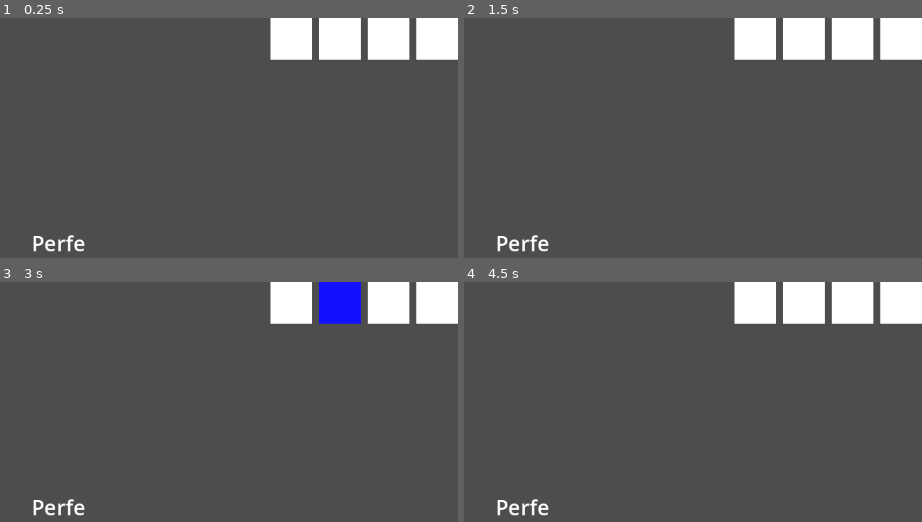
Above: before the commit, frames 1-4 (two rows, left to right).
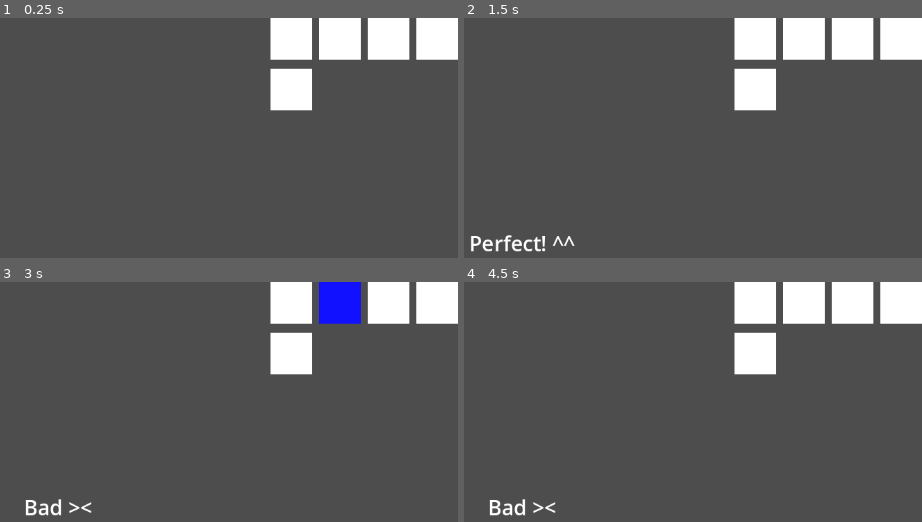
Above: after the commit, the same moments.

Repository: RBTylenol/time-exactly-userinput-check
Game: Godot game, scene res://main.tscn
Two runs of this game, one before a commit and one after it. Both use one fixed random seed, a clock stepped at 60 frames per second and the inputs below. Sound files missing from this copy of the repository are replaced by a short silence.
Inputs:
- Up to frame 1 (0.25 s): no input
- Up to frame 2 (1.5 s): tap Enter (ui_accept) at 0.5, 0.77, 0.8, 1.07, 1.25, 1.35 s; hold Up (ui_up) 0.53-1.28 s; hold . (key_dot) 0.53-1.28 s
- Up to frame 3 (3 s): tap Enter (ui_accept) at 1.52, 1.82, 2, 2.3 s; tap . (key_dot) at 1.55, 2.85 s; hold . (key_dot) 2.03-2.78 s; hold Up (ui_up) from 2.03 s (still down)
- Up to frame 4 (4.5 s): tap Enter (ui_accept) at 3.02, 3.32, 3.6, 3.77, 4.07, 4.25 s; release Up (ui_up) at 3.53 s; tap . (key_dot) at 4.35 s

The runs differ from the first frame. In frame 1, 2.0% of the frame differs, in the area x 7-69%, y 20-98%; in frame 2, 2.4%, in the area x 1-69%, y 20-98%; in frame 3, 2.1%; in frame 4, 2.1%.

Commit message:
4분음표 기준으로, 판정이 되게끔 만들어냈음.

Diff:
--- a/beat_indicator.gd
+++ b/beat_indicator.gd
@@ -1,41 +1,26 @@
 extends Node2D
 
 @onready var music_system = $"../../../MusicSystem"
-@onready var sprite1 = $BeatSprite1
-@onready var sprite2 = $BeatSprite2
-@onready var sprite3 = $BeatSprite3
-@onready var sprite4 = $BeatSprite4
+@onready var sprites = [ $BeatSprite1, $BeatSprite2, $BeatSprite3, $BeatSprite4 ]
 
 var beat : int = 0
 var compare_beat_because_print : int = 0
 
-func _process(delta: float) -> void:
+func _process(_delta: float) -> void:
 	compare_beat_because_print = beat
 	beat = music_system.beat_qurter
 
 	if beat == compare_beat_because_print:
 		return
 
-	if beat % 4 == 1:
-		print("beat: 1")
-		sprite1.modulate = Color(1, 0, 0)
-		var tween = get_tree().create_tween()
-		tween.tween_property($BeatSprite1, "modulate", Color(1, 1, 1), 0.5)
+	var current_index = (beat - 1) % 4
+	print("beat: ", current_index + 1)
 
-	elif beat % 4 == 2:
-		print("beat: 2")
-		sprite2.modulate = Color(0, 0, 1)
-		var tween = get_tree().create_tween()
-		tween.tween_property($BeatSprite2, "modulate", Color (1, 1, 1), 0.5)
-
-	elif beat % 4 == 3:
-		print("beat: 3")
-		sprite3.modulate = Color(0, 0, 1)
-		var tween = get_tree().create_tween()
-		tween.tween_property($BeatSprite3, "modulate", Color (1, 1, 1), 0.5)
-
-	elif beat % 4 == 0:
-		print("beat: 4")
-		sprite4.modulate = Color(0, 0, 1)
-		var tween = get_tree().create_tween()
-		tween.tween_property($BeatSprite4, "modulate", Color (1, 1, 1), 0.5)
+	for i in range(sprites.size()):
+		if i == current_index:
+			if i % 4 == 0:
+				sprites[i].modulate = Color(1, 0, 0)
+			else:
+				sprites[i].modulate = Color(0, 0, 1)
+			var tween = get_tree().create_tween()
+			tween.tween_property(sprites[i], "modulate", Color(1, 1, 1), 0.5)
--- /dev/null
+++ b/beat_sprite_5.gd
@@ -0,0 +1,14 @@
+extends Sprite2D
+
+
+# Called when the node enters the scene tree for the first time.
+func _ready() -> void:
+	pass # Replace with function body.
+
+
+# Called every frame. 'delta' is the elapsed time since the previous frame.
+func _process(_delta: float) -> void:
+	if $"../../../../CorrectControl".is_ranging:
+		modulate = Color(0, 1, 0)
+	else:
+		modulate = Color(1, 1, 1)
--- a/correct_control.gd
+++ b/correct_control.gd
@@ -1,15 +1,14 @@
 extends Node2D
 
-@export var judge_range = 0.05
-# hello??
+@export var judge_range = 0.1
 
 @onready var label = $"../CanvasLayer/BoxContainer2/Label"
 @onready var music_system = $"../MusicSystem"
 
-var correct_beat : Array[int] = [1, 5, 9, 13, 17, 21, 25, 29, 33, 37, 41]
+@export var correct_beat : Array[int] = [0, 4, 8, 12, 16, 20, 24, 28, 32, 36, 40]
 
-var forward_correct_time : Array[float] = [0.0]
-var backward_correct_time : Array[float] = [0.0]
+var forward_correct_time : Array[float] = []
+var backward_correct_time : Array[float] = []
 
 func reset_correct_timing() -> void:
 	for i in range(correct_beat.size()):
@@ -20,18 +19,20 @@
 	for i in range(correct_beat.size()):
 		print("forward correct time[", i, "]: ",forward_correct_time[i])
 		print("backward correct time[", i, "]: ", backward_correct_time[i])
-	get_tree().create_timer(1000).timeout
 
-# Called every frame. 'delta' is the elapsed time since the previous frame.
-func _process(delta: float) -> void:
-	pass
+func _process(_delta: float) -> void:
+	judge()
 
+var is_ranging = false
+var judge_index : int = 0
+func judge() -> void:
+	if music_system.music_system_output == -1:
+		return
 
-func _input(event: InputEvent) -> void:
-	if event.is_action_pressed("ui_up"): ##여기 조건에 실행되는 함수를, 음악이 실행되고 난 후에 실행될 수 있도록 코드 구성.
-		reset_correct_timing()
-	if event.is_action_pressed("key_dot"):
-		print("점 키 눌림")
+	if forward_correct_time[judge_index] <= music_system.current_music_time and music_system.current_music_time <= backward_correct_time[judge_index]:
+		is_ranging = true
 
-	var key_pressed_time = Time.get_ticks_msec()/1000.0 - music_system.music_start_time
-	music_system.next_beat_time
+	if backward_correct_time[judge_index] < music_system.current_music_time and is_ranging == true:
+		if not forward_correct_time.size()-1 == judge_index:
+			judge_index += 1
+		is_ranging = false
--- /dev/null
+++ b/label.gd
@@ -0,0 +1,13 @@
+extends Label
+
+@onready var correct_control = $"../../../CorrectControl"
+
+func _input(event: InputEvent) -> void:
+	if event.is_action_pressed("key_dot"):
+		if correct_control.is_ranging:
+			text = "Perfect! ^^"
+		else:
+			text = "Bad ><"
+
+		await get_tree().create_timer(1.0).timeout
+		text = ""
--- /dev/null
+++ b/main.gd
@@ -0,0 +1,3 @@
+extends Node2D
+
+# 현재 문제: 박자 +1 하는 부분 (MusicSystem의 beat_qurter)
--- a/main.tscn
+++ b/main.tscn
@@ -1,8 +1,11 @@
-[gd_scene load_steps=6 format=3 uid="uid://bdjbgxv0111m7"]
+[gd_scene load_steps=9 format=3 uid="uid://bdjbgxv0111m7"]
 
+[ext_resource type="Script" path="res://main.gd" id="1_1q58d"]
 [ext_resource type="PackedScene" uid="uid://bwdjre2ke5o1f" path="res://music system/music_system.tscn" id="1_a88bp"]
 [ext_resource type="Script" path="res://correct_control.gd" id="1_hh1ut"]
 [ext_resource type="Script" path="res://beat_indicator.gd" id="2_0eea3"]
+[ext_resource type="Script" path="res://beat_sprite_5.gd" id="5_8jajm"]
+[ext_resource type="Script" path="res://label.gd" id="6_giqbb"]
 
 [sub_resource type="Gradient" id="Gradient_3jky3"]
 offsets = PackedFloat32Array(0)
@@ -13,6 +16,7 @@
 width = 1
 
 [node name="Main" type="Node2D"]
+script = ExtResource("1_1q58d")
 
 [node name="MusicSystemExample" type="Node2D" parent="."]
 
@@ -53,6 +57,12 @@
 scale = Vector2(60, 60)
 texture = SubResource("GradientTexture1D_fs80c")
 
+[node name="BeatSprite5" type="Sprite2D" parent="MusicSystemExample/CanvasLayer/BoxContainer/BeatIndicator"]
+position = Vector2(30, 103)
+scale = Vector2(60, 60)
+texture = SubResource("GradientTexture1D_fs80c")
+script = ExtResource("5_8jajm")
+
 [node name="BoxContainer2" type="BoxContainer" parent="MusicSystemExample/CanvasLayer"]
 anchors_preset = 8
 anchor_left = 0.5
@@ -69,6 +79,6 @@
 [node name="Label" type="Label" parent="MusicSystemExample/CanvasLayer/BoxContainer2"]
 layout_mode = 2
 theme_override_font_sizes/font_size = 30
-text = "Perfe"
 horizontal_alignment = 1
 vertical_alignment = 1
+script = ExtResource("6_giqbb")
--- a/music system/music_system.gd
+++ b/music system/music_system.gd
@@ -1,6 +1,7 @@
 extends Node2D
 # .tscn (씬)으로 불러온 경우, 반드시 "로컬로 만들기" 해야 음악과 음악 설정을 따로 접근할 수 있음.
 
+@onready var correct_control = $"../CorrectControl"
 @export var music_node_name: String  # 타입: AudioStreamPlayer2D, 인스펙터에서 노드의 이름 입력.
 
 var music_node: AudioStreamPlayer2D
@@ -22,7 +23,7 @@
 	is_ready = true  # 초기화 완료
 	print("_Ready 완료")
 
-func _process(delta: float) -> void:
+func _process(_delta: float) -> void:
 	if music_node == null:
 		return
 
@@ -32,6 +33,7 @@
 	#이게 이렇게 세트임. 아래 조건 등은 변경할 것.
 	if Input.is_action_just_pressed("ui_accept") and not is_music_started:
 		start_music()
+		correct_control.reset_correct_timing()
 
 	elif Input.is_action_just_pressed("ui_accept") and music_node.playing:
 		stop_music()
@@ -83,9 +85,9 @@
 		print("current_music_time: ", String("%.3f" % current_music_time), ", next_beat_time: ", String("%.3f" % next_beat_time))
 		music_system_output = 1
 		next_beat_time += beat_interval
-		beat_qurter += 1
 		print("비트 실행 후 next_beat_time: ", String("%.3f" % next_beat_time))
 		print("현재 박자: ", beat_qurter)
+		beat_qurter += 1
 
 func _on_music_finished() -> void:
 	print("음악이 끝났습니다!")
